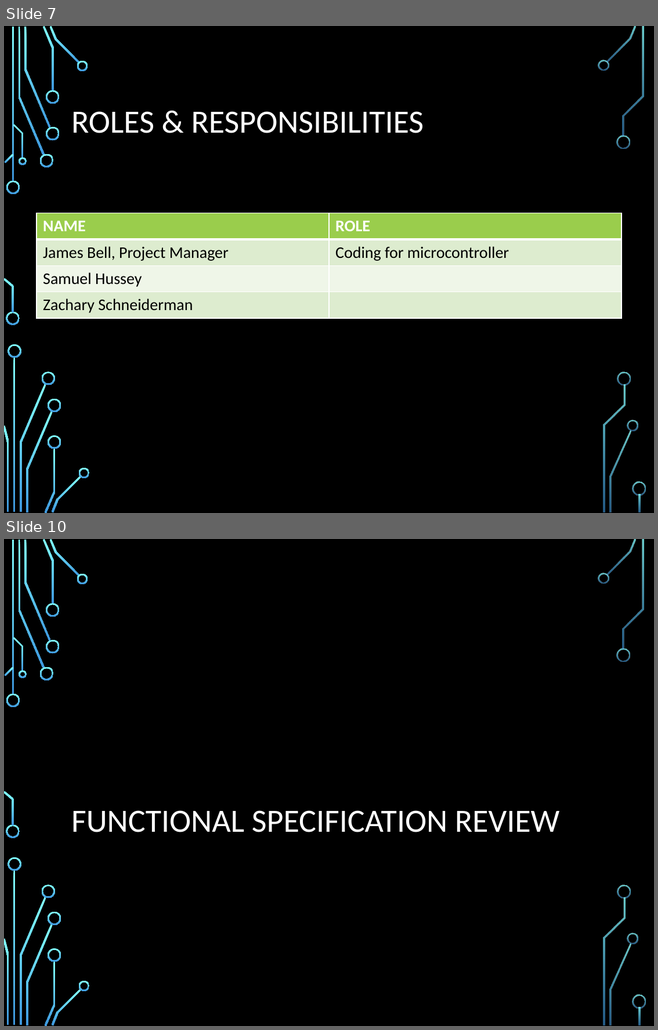
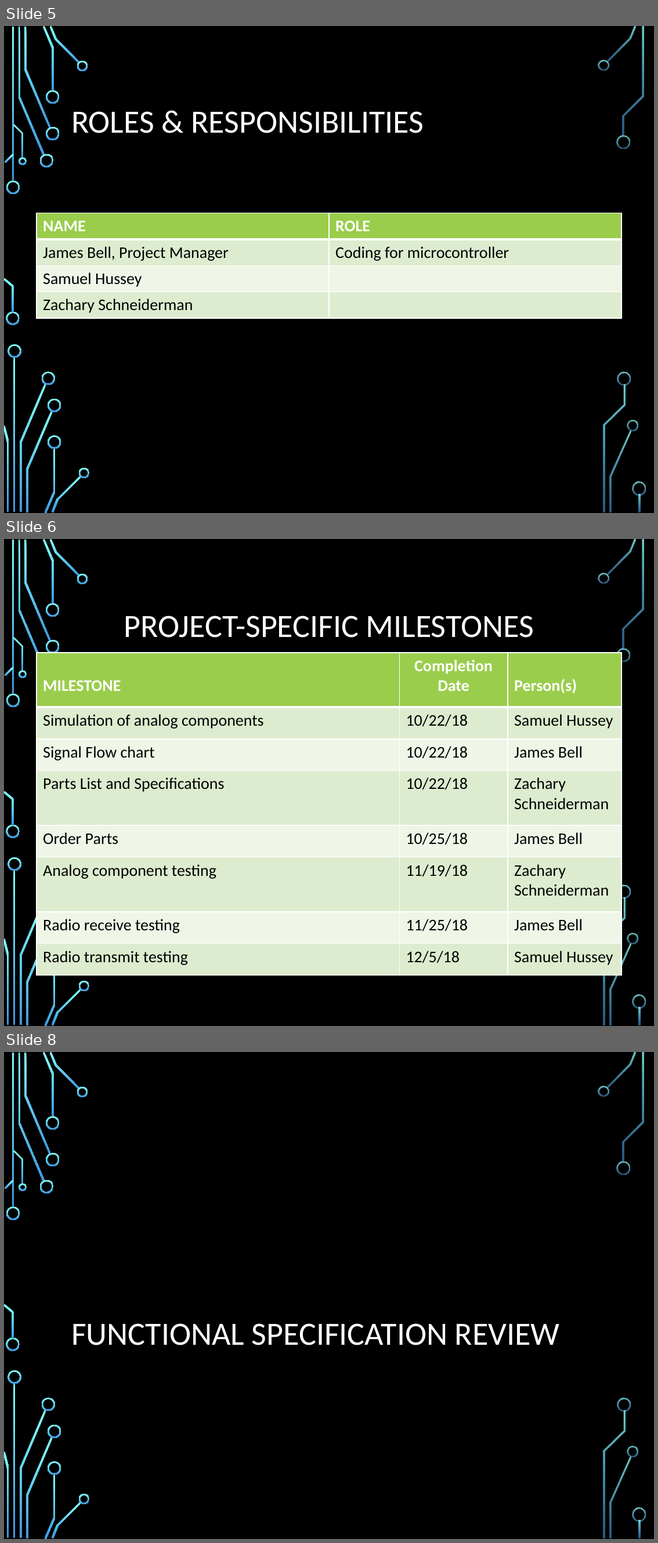
Before and after one commit to ZSchneiderman/SDR-Senior-Design, a slide deck: docs/Team 1.12 SDR Radio IDR.pptx. Shown one above the other, each under a label of ours: slides 7 and 10 before the commit, slides 5, 6 and 8 after it; the slides between them are not shown. The pictures are 658x1030 and 658x1543 pixels, drawn with LibreOffice and Linux fonts; fonts in the diff are those of the drawing; background and template pictures are left out. Boxes give left, top, right and bottom in pixels: in the first picture for what was removed or moved away, otherwise in the second. Text is boxed around its words. In the diff, an @@ line names an element or a change of style, - is before the commit and + after.

```diff
--- a/docs/Team 1.12 SDR Radio IDR.pptx
+++ b/docs/Team 1.12 SDR Radio IDR.pptx
@@ slide 6 added at (4, 539, 654, 1026), background picture (left out); not listed: 36 template elements that a slide beside it also shows @@
@@ title added at (124, 616, 534, 638), 36 pt, text #FFFFFF @@
+PROJECT-SPECIFIC MILESTONES
@@ table added at (36, 653, 621, 976), 8 rows, 3 columns @@
+MILESTONE | Completion Date | Person(s)
+Simulation of analog components | 10/22/18 | Samuel Hussey
+Signal Flow chart | 10/22/18 | James Bell
+Parts List and Specifications | 10/22/18 | Zachary Schneiderman
+Order Parts | 10/25/18 | James Bell
+Analog component testing | 11/19/18 | Zachary Schneiderman
+Radio receive testing | 11/25/18 | James Bell
+Radio transmit testing | 12/5/18 | Samuel Hussey
@@ what was slide 7 is now slide 5 @@
@@ what was slide 10 is now slide 8 @@
```
Also in this commit, not shown: 12 slides changed, 3 other slides added, 6 slides removed.
